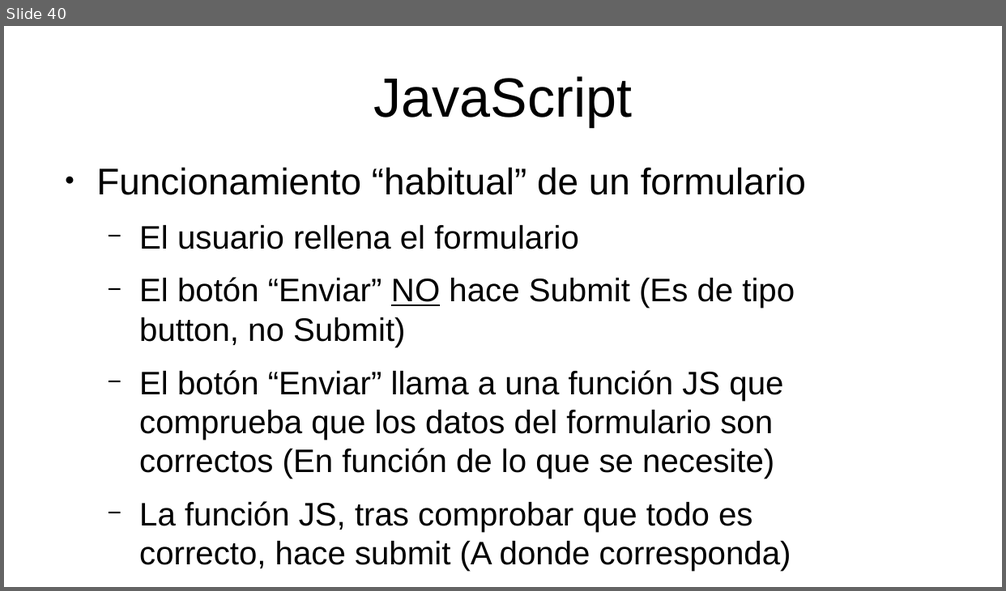
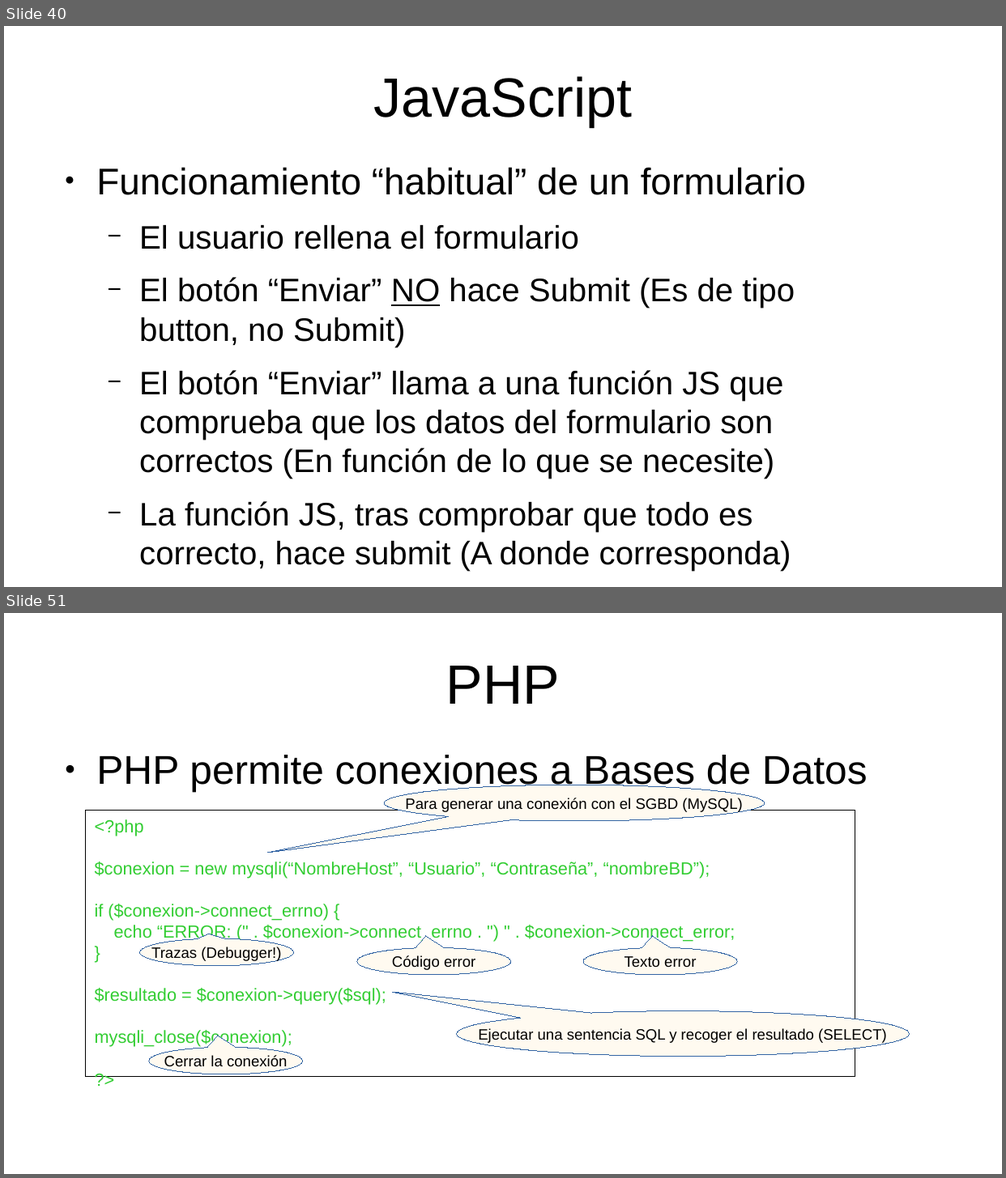
Before and after one commit to mikel-egana-aranguren/EHU-SGSSI-01, a slide deck: SistemasWeb/SistemasWeb.odp. Shown one above the other, each under a label of ours: slide 40 before the commit, slides 40 and 51 after it; the slides between them are not shown. The pictures are 1006x591 and 1006x1178 pixels, drawn with LibreOffice and Linux fonts; fonts in the diff are those of the drawing; background and template pictures are left out. Boxes give left, top, right and bottom in pixels: in the first picture for what was removed or moved away, otherwise in the second. Text is boxed around its words. In the diff, an @@ line names an element or a change of style, - is before the commit and + after.

```diff
--- a/SistemasWeb/SistemasWeb.odp
+++ b/SistemasWeb/SistemasWeb.odp
@@ slide 51 added at (x1=4, y1=613, x2=1002, y2=1174), background #FFFFFF @@
@@ title added at (x1=446, y1=666, x2=560, y2=704), 44 pt, text #000000 @@
+PHP
@@ text added at (x1=96, y1=755, x2=867, y2=792), 32 pt, text #000000 @@
+● PHP permite conexiones a Bases de Datos
@@ speech bubble added at (x1=385, y1=785, x2=765, y2=821), fill #FFFAF0, outline #3465A4 0 pt, 12 pt, text #000000 @@
+Para generar una conexión con el SGBD (MySQL)
@@ rectangle added at (x1=86, y1=811, x2=855, y2=1076), outline #000000 0 pt, 14 pt, text #32CD32 @@
+<?php
+$conexion = new mysqli(“NombreHost”, “Usuario”, “Contraseña”, “nombreBD”);
+if ($conexion->connect_errno) {
+echo “ERROR: (" . $conexion->connect_errno . ") " . $conexion->connect_error;
+}
+$resultado = $conexion->query($sql);
+mysqli_close($conexion);
+?>
@@ speech bubble added at (x1=140, y1=939, x2=294, y2=966), fill #FFFAF0, outline #3465A4 0 pt, 12 pt, text #000000 @@
+Trazas (Debugger!)
@@ speech bubble added at (x1=357, y1=948, x2=511, y2=975), fill #FFFAF0, outline #3465A4 0 pt, 12 pt, text #000000 @@
+Código error
@@ speech bubble added at (x1=583, y1=948, x2=738, y2=975), fill #FFFAF0, outline #3465A4 0 pt, 12 pt, text #000000 @@
+Texto error
@@ speech bubble added at (x1=457, y1=1012, x2=910, y2=1057), fill #FFFAF0, outline #3465A4 0 pt, 12 pt, text #000000 @@
+Ejecutar una sentencia SQL y recoger el resultado (SELECT)
@@ speech bubble added at (x1=149, y1=1048, x2=303, y2=1075), fill #FFFAF0, outline #3465A4 0 pt, 12 pt, text #000000 @@
+Cerrar la conexión
```
Also in this commit, not shown: 17 other slides added, 20 other files.
